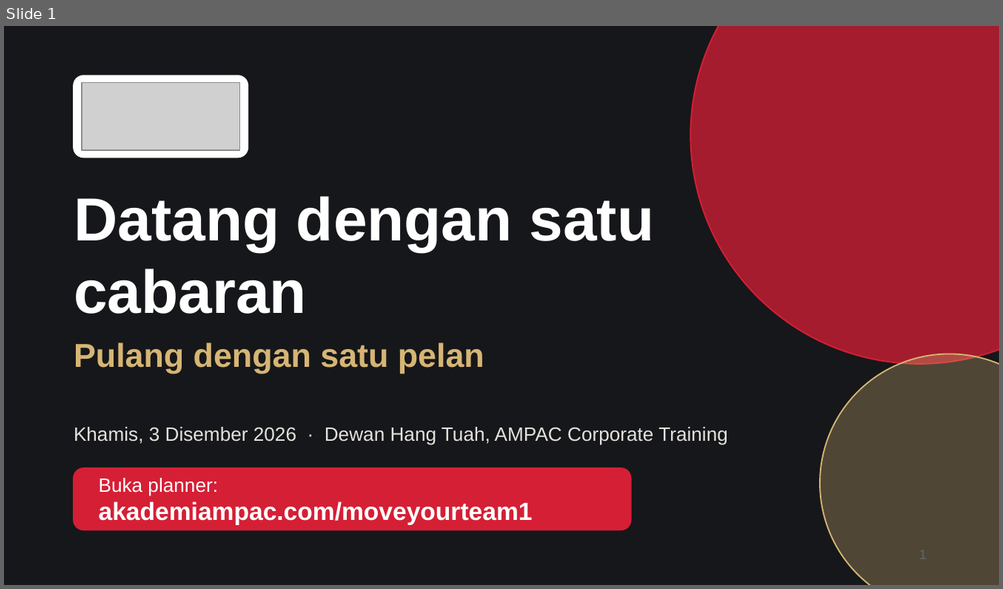
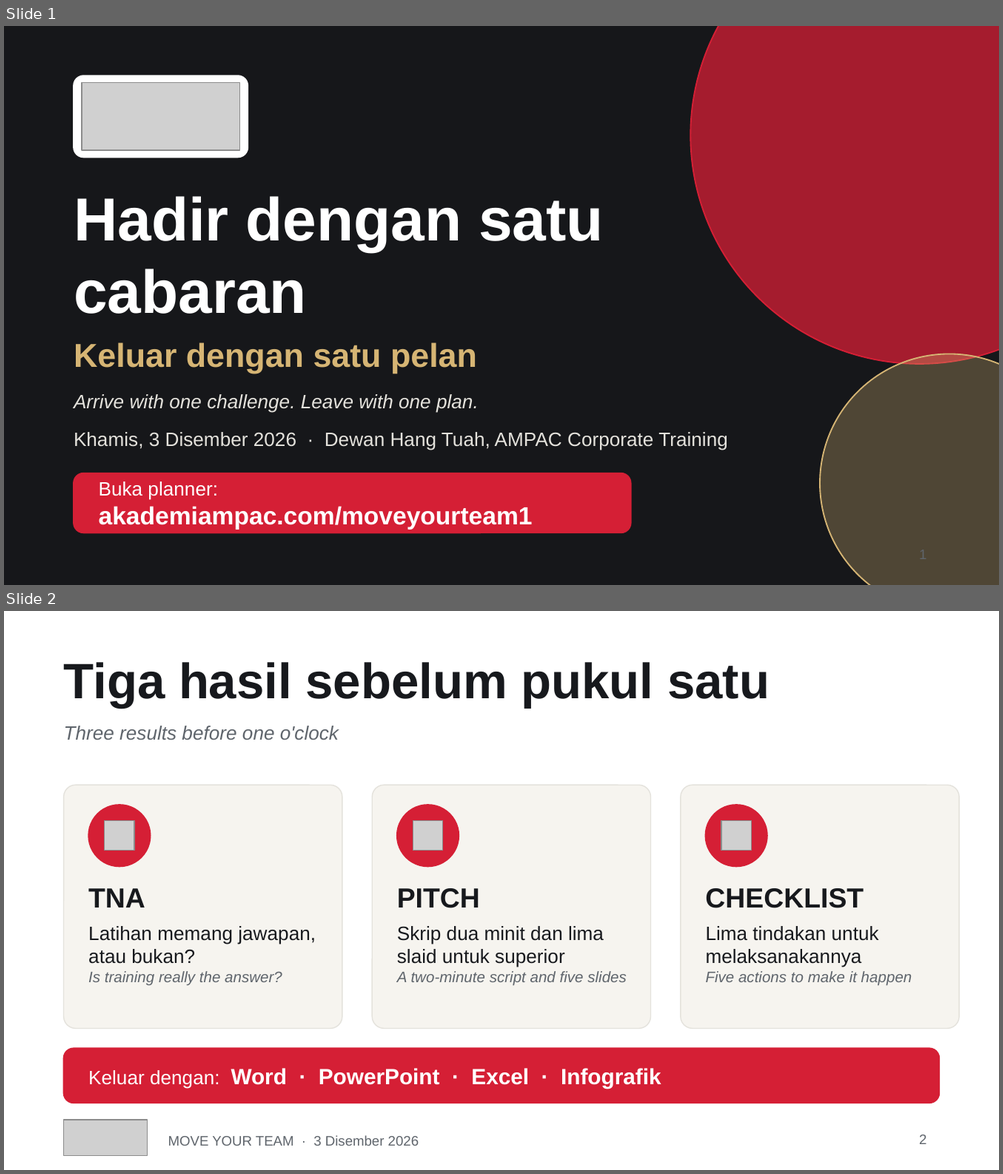
Before and after one commit to badrulsani/ampac-program, a slide deck: MOVE-YOUR-TEAM-Slaid-Fasilitator.pptx. Shown one above the other, each under a label of ours: slide 1 before the commit, slides 1 and 2 after it. The pictures are 1003x589 and 1003x1174 pixels, drawn with LibreOffice and Linux fonts; fonts in the diff are those of the drawing; grey boxes stand for pictures. Boxes give left, top, right and bottom in pixels: in the first picture for what was removed or moved away, otherwise in the second. Text is boxed around its words. In the diff, an @@ line names an element or a change of style, - is before the commit and + after.

```diff
--- a/MOVE-YOUR-TEAM-Slaid-Fasilitator.pptx
+++ b/MOVE-YOUR-TEAM-Slaid-Fasilitator.pptx
@@ slide 2 added at box(4, 611, 999, 1170), background #FFFFFF @@
@@ title added at box(64, 662, 769, 707), 36 pt, text #17191D, bold @@
+Tiga hasil sebelum pukul satu
@@ text added at box(64, 726, 338, 740), 14 pt, text #5F656C, italic @@
+Three results before one o'clock
@@ rounded rectangle added at box(64, 785, 342, 1028), fill #F6F4EF, outline #E4E2DC 0.75 pt @@
@@ rounded rectangle added at box(372, 785, 651, 1028), fill #F6F4EF, outline #E4E2DC 0.75 pt @@
@@ rounded rectangle added at box(680, 785, 959, 1028), fill #F6F4EF, outline #E4E2DC 0.75 pt @@
@@ ellipse added at box(88, 805, 151, 866), fill #D51F35, outline #D51F35 1 pt @@
@@ ellipse added at box(397, 805, 458, 866), fill #D51F35, outline #D51F35 1 pt @@
@@ ellipse added at box(706, 805, 767, 866), fill #D51F35, outline #D51F35 1 pt @@
@@ picture added at box(105, 821, 134, 851) @@
@@ picture added at box(412, 821, 443, 851) @@
@@ picture added at box(721, 821, 751, 851) @@
@@ text added at box(88, 889, 145, 908), 20 pt, text #17191D, bold @@
+TNA
@@ text added at box(397, 889, 480, 908), 20 pt, text #17191D, bold @@
+PITCH
@@ text added at box(705, 889, 863, 908), 20 pt, text #17191D, bold @@
+CHECKLIST
@@ text added at box(88, 926, 316, 985), 14 pt, text #17191D @@
+Latihan memang jawapan, atau bukan?
+Is training really the answer?
@@ text added at box(397, 926, 626, 986), 14 pt, text #17191D @@
+Skrip dua minit dan lima slaid untuk superior
+A two-minute script and five slides
@@ text added at box(706, 926, 912, 986), 14 pt, text #17191D @@
+Lima tindakan untuk melaksanakannya
+Five actions to make it happen
@@ rounded rectangle added at box(64, 1048, 939, 1103), fill #D51F35, outline #D51F35 1 pt @@
@@ text added at box(88, 1068, 661, 1089), 16 pt, text #FFFFFF, bold @@
+Keluar dengan: Word · PowerPoint · Excel · Infografik
@@ picture added at box(64, 1120, 148, 1156) @@
@@ text added at box(168, 1136, 418, 1146), 10 pt, text #5F656C @@
+MOVE YOUR TEAM · 3 Disember 2026
@@ page number added at box(919, 1135, 926, 1145), 10 pt, text #5F656C @@
+2
@@ slide 1 changed as well @@
@@ title at box(74, 196, 603, 314): text changed @@
-Datang dengan satu cabaran
+Hadir dengan satu cabaran
@@ text at box(74, 343, 477, 374): text changed @@
-Pulang dengan satu pelan
+Keluar dengan satu pelan
@@ text added at box(74, 395, 478, 412), 14 pt, text #E4E2DC, italic @@
+Arrive with one challenge. Leave with one plan.
@@ 2 texts, 1 rounded rectangle: place and size @@
-2 texts, 1 rounded rectangle at box(74, 427, 728, 530)
+2 texts, 1 rounded rectangle at box(74, 432, 728, 533)
@@ rounded rectangle at box(74, 474, 631, 533): proportions changed @@
```
Also in this commit, not shown: 4 other slides changed, 13 other slides added, 3 slides removed.
